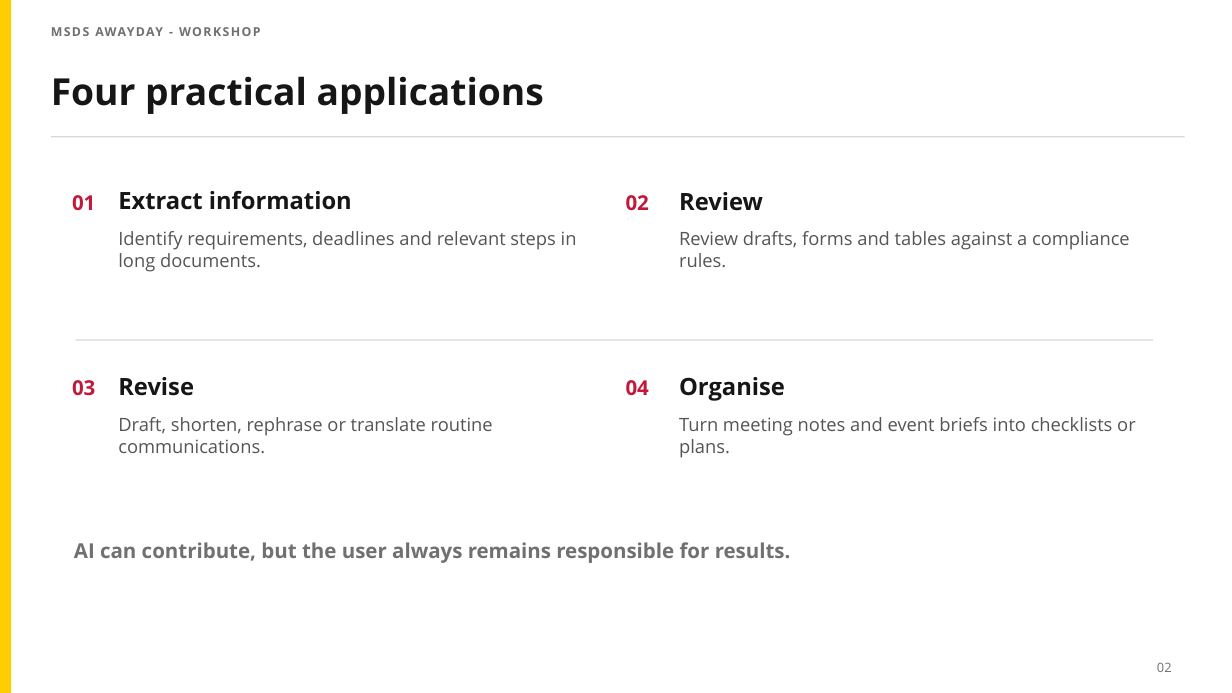
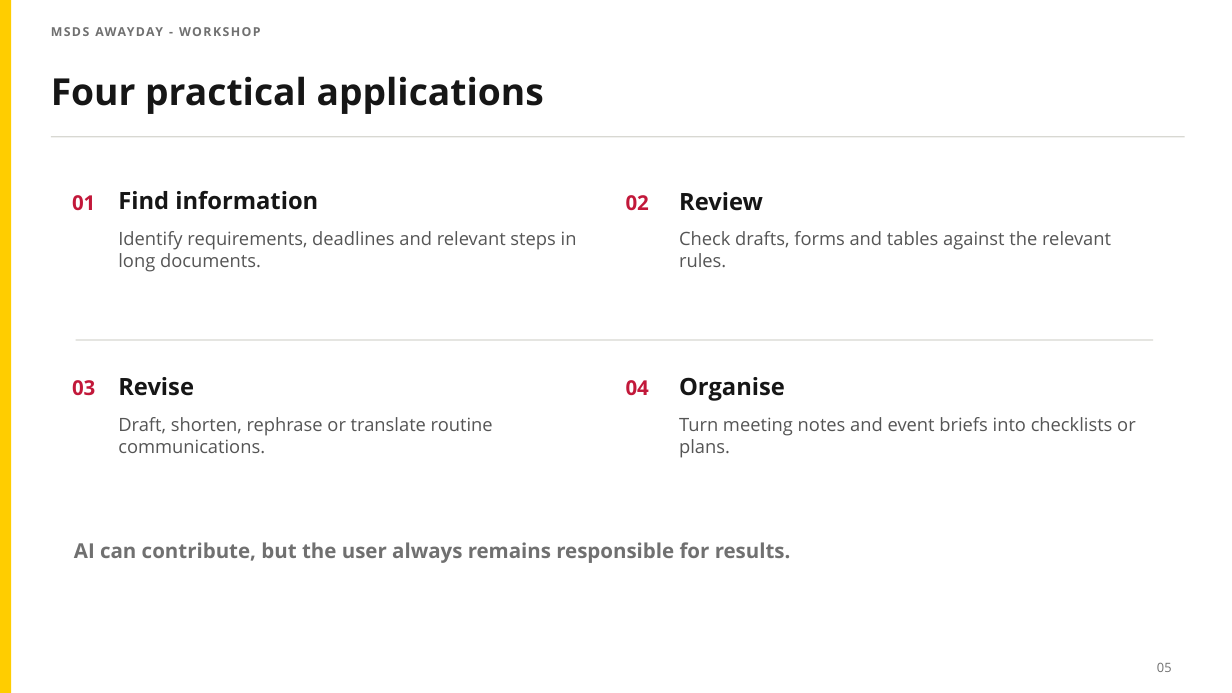
Before and after one commit to zgrtgy/msds-awayday-tutorial, a slide deck: slide 5 of slides/UU_AI_Chat_Admin_Intro.pptx. Drawn at 1232x693 pixels with LibreOffice and Linux fonts; fonts in the diff are those of the drawing. Boxes give left, top, right and bottom in pixels: in the first picture for what was removed or moved away, otherwise in the second. Text is boxed around its words. In the diff, an @@ line names an element or a change of style, - is before the commit and + after.

```diff
--- a/slides/UU_AI_Chat_Admin_Intro.pptx
+++ b/slides/UU_AI_Chat_Admin_Intro.pptx
@@ text at (118, 191, 318, 210): text changed @@
-Extract information
+Find information
@@ text at (679, 231, 1111, 267): text changed @@
-Review drafts, forms and tables against a compliance rules.
+Check drafts, forms and tables against the relevant rules.
@@ text at (1157, 662, 1172, 672): text changed @@
-02
+05
```
Also in this commit, not shown: 8 other slides changed.
